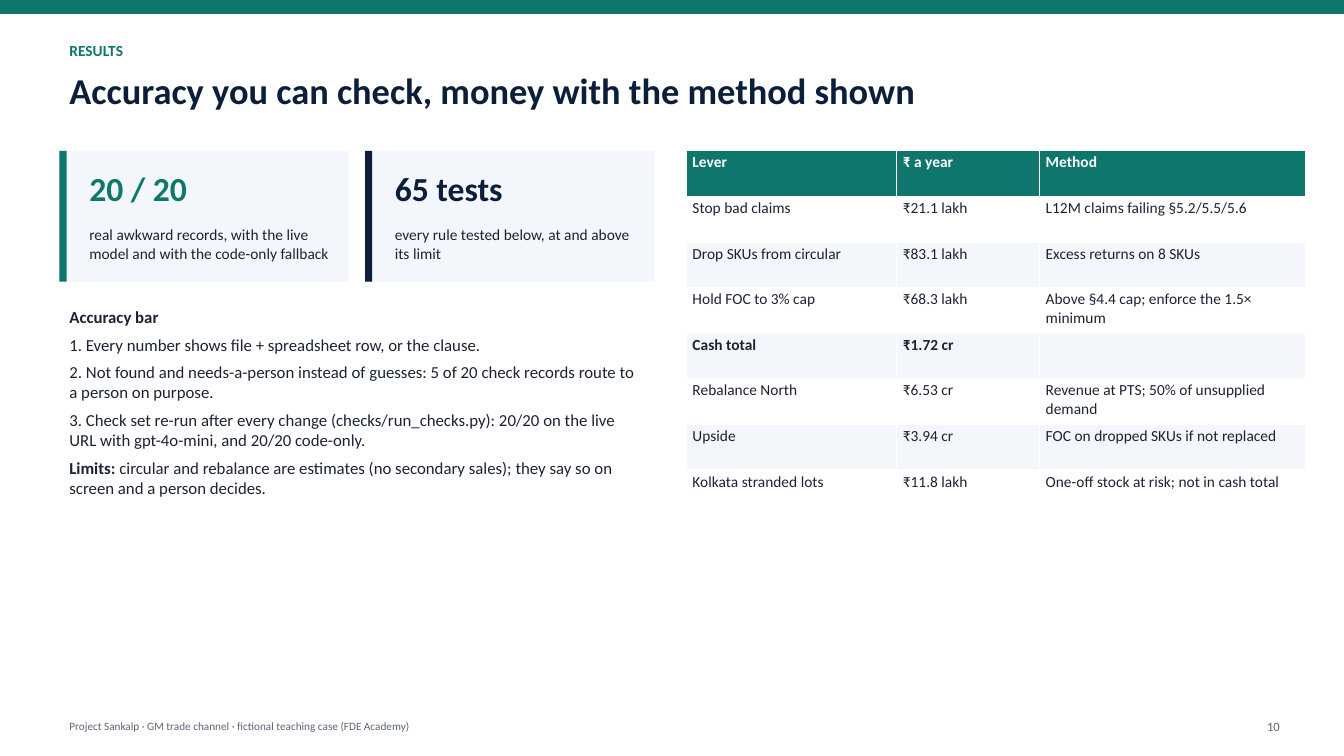
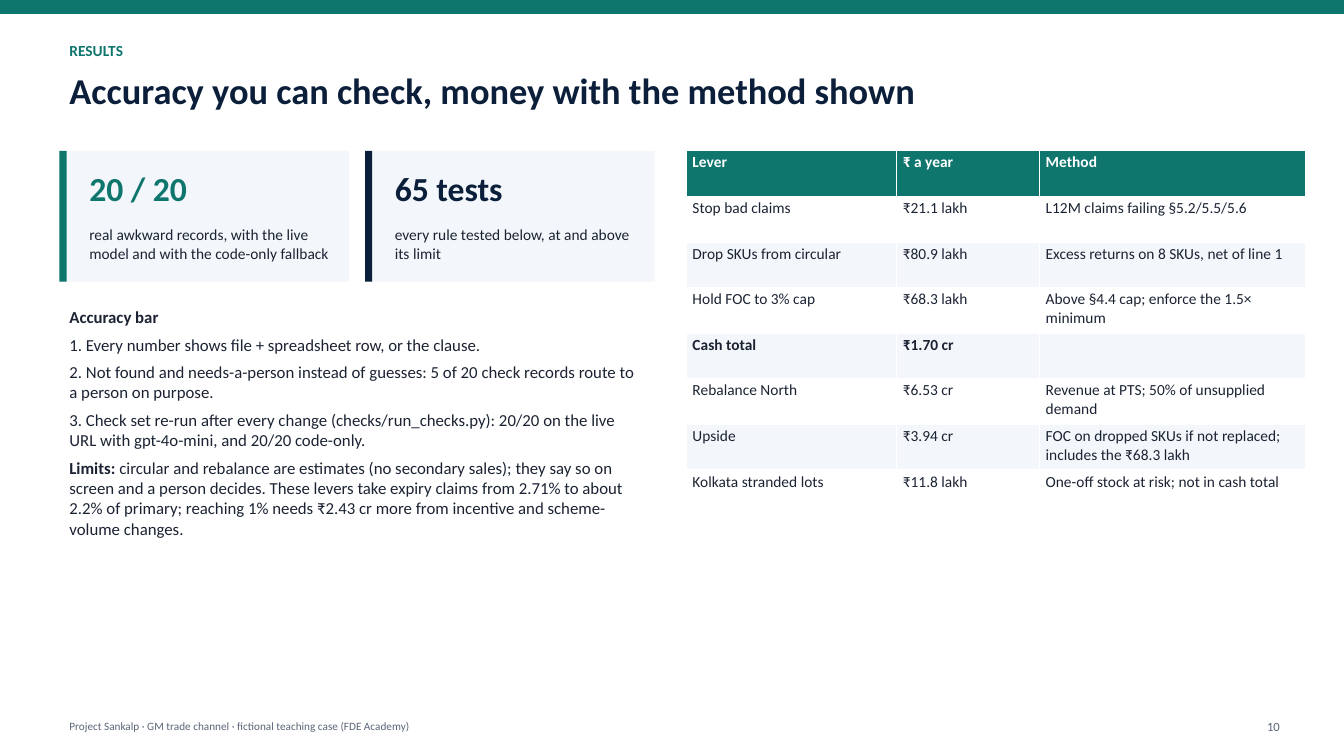
Before and after one commit to dineshtailor/sankalp-pilot, a slide deck: slide 10 of docs/deliverables/04_SteerCo_Deck.pptx. Drawn at 1344x756 pixels with LibreOffice and Linux fonts; fonts in the diff are those of the drawing. Boxes give left, top, right and bottom in pixels: in the first picture for what was removed or moved away, otherwise in the second. Text is boxed around its words. In the diff, an @@ line names an element or a change of style, - is before the commit and + after.

```diff
--- a/docs/deliverables/04_SteerCo_Deck.pptx
+++ b/docs/deliverables/04_SteerCo_Deck.pptx
@@ table at bbox=[687, 151, 1307, 516] @@
-row 3, column 2: ₹83.1 lakh
+row 3, column 2: ₹80.9 lakh
-row 3, column 3: Excess returns on 8 SKUs
+row 3, column 3: Excess returns on 8 SKUs, net of line 1
-row 5, column 2: ₹1.72 cr
+row 5, column 2: ₹1.70 cr
-row 7, column 3: FOC on dropped SKUs if not replaced
+row 7, column 3: FOC on dropped SKUs if not replaced; includes the ₹68.3 lakh
@@ text at bbox=[69, 462, 622, 538]: text changed @@
-Limits: circular and rebalance are estimates (no secondary sales); they say so on screen and a person decides.
+Limits: circular and rebalance are estimates (no secondary sales); they say so on screen and a person decides. These levers take expiry claims from 2.71% to about 2.2% of primary; reaching 1% needs ₹2.43 cr more from incentive and scheme-volume changes.
```
Also in this commit, not shown: 7 other slides changed, 15 other files.
